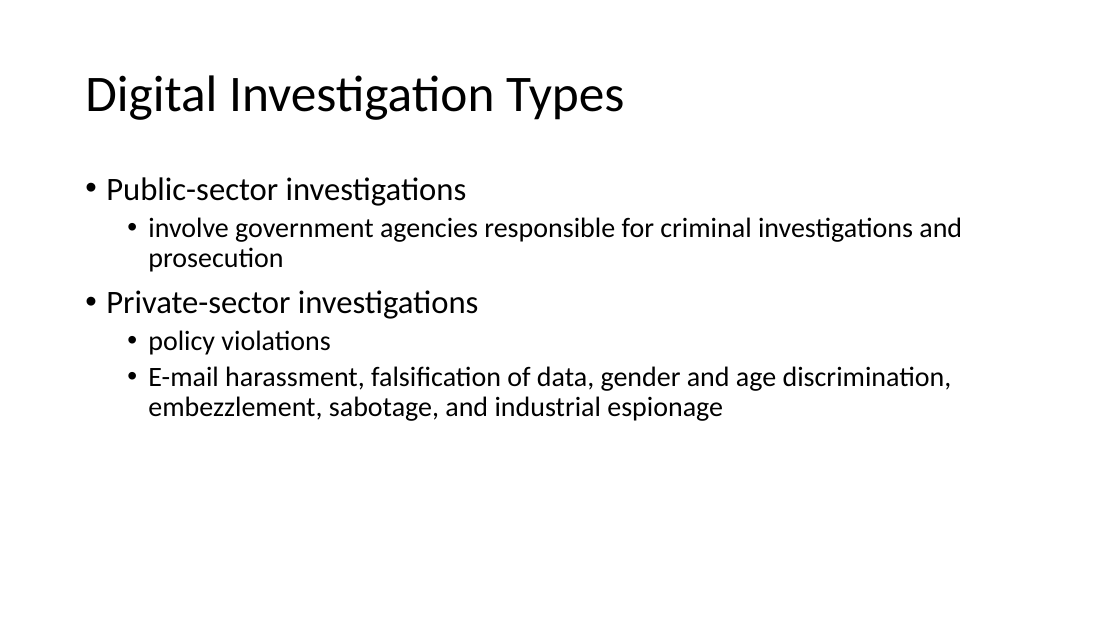
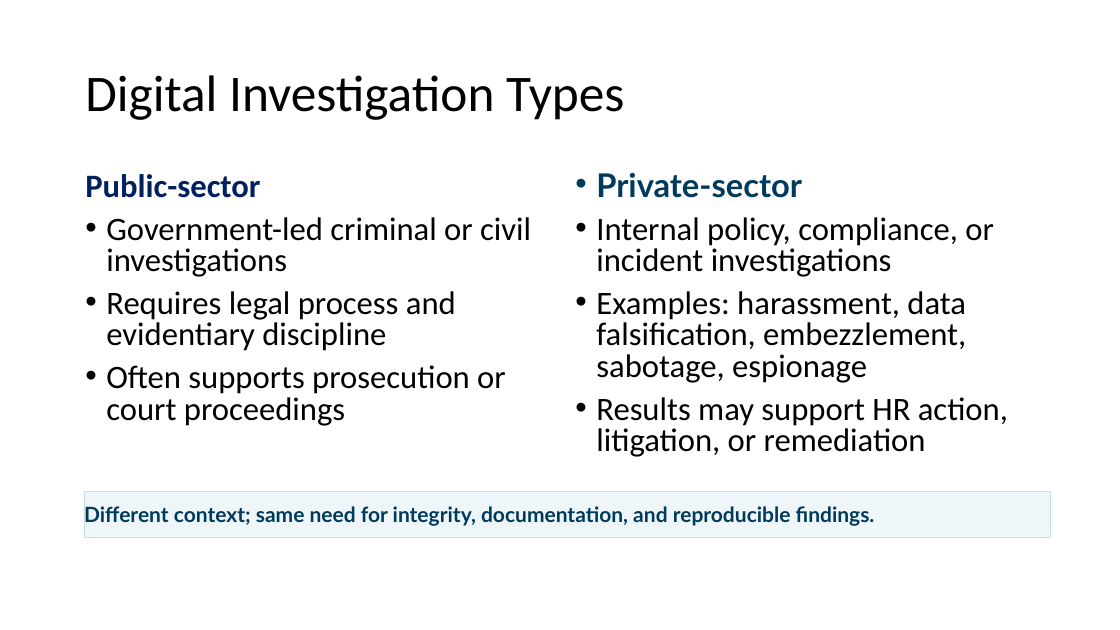
Before and after one commit to frankwxu/Digital-Forensics-Basic-Book, a slide deck: slide 8 of PPTs/Ch1_Introduction_to_Digital_Forensics.pptx (slide 7 before the commit). Drawn at 1120x630 pixels with LibreOffice and Linux fonts; fonts in the diff are those of the drawing; background and template pictures are left out. Boxes give left, top, right and bottom in pixels: in the first picture for what was removed or moved away, otherwise in the second. Text is boxed around its words. In the diff, an @@ line names an element or a change of style, - is before the commit and + after.

Commit message:
update Ch1 Introduction to Digital Forensics presentation

```diff
--- a/PPTs/Ch1_Introduction_to_Digital_Forensics.pptx
+++ b/PPTs/Ch1_Introduction_to_Digital_Forensics.pptx
@@ text added at box(85, 174, 531, 426), 28 pt, text #000000 @@
+Public-sector
+• Government-led criminal or civil investigations
+• Requires legal process and evidentiary discipline
+• Often supports prosecution or court proceedings
@@ text removed at box(106, 177, 962, 421) @@
-• Public-sector investigations
-  • involve government agencies responsible for criminal investigations and prosecution
-• Private-sector investigations
-  • policy violations
-  • E-mail harassment, falsification of data, gender and age discrimination, embezzlement, sabotage, and industrial espionage
@@ text added at box(596, 172, 1008, 457), 28 pt, text #000000 @@
+• Private-sector
+• Internal policy, compliance, or incident investigations
+• Examples: harassment, data falsification, embezzlement, sabotage, espionage
+• Results may support HR action, litigation, or remediation
@@ rectangle added at box(84, 492, 1050, 538), fill #EEF6FA, outline #C7DDE8 0.7 pt, 18 pt, text #003B5C, bold @@
+Different context; same need for integrity, documentation, and reproducible findings.
```
Also in this commit, not shown: 21 other slides changed, 14 slides added, 11 slides removed.
